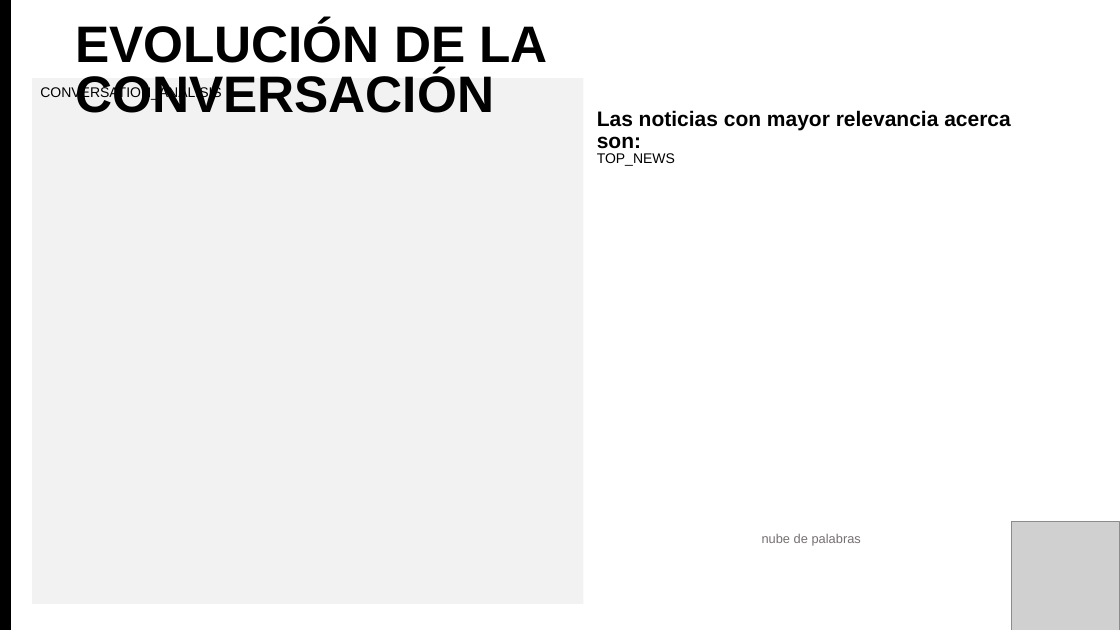
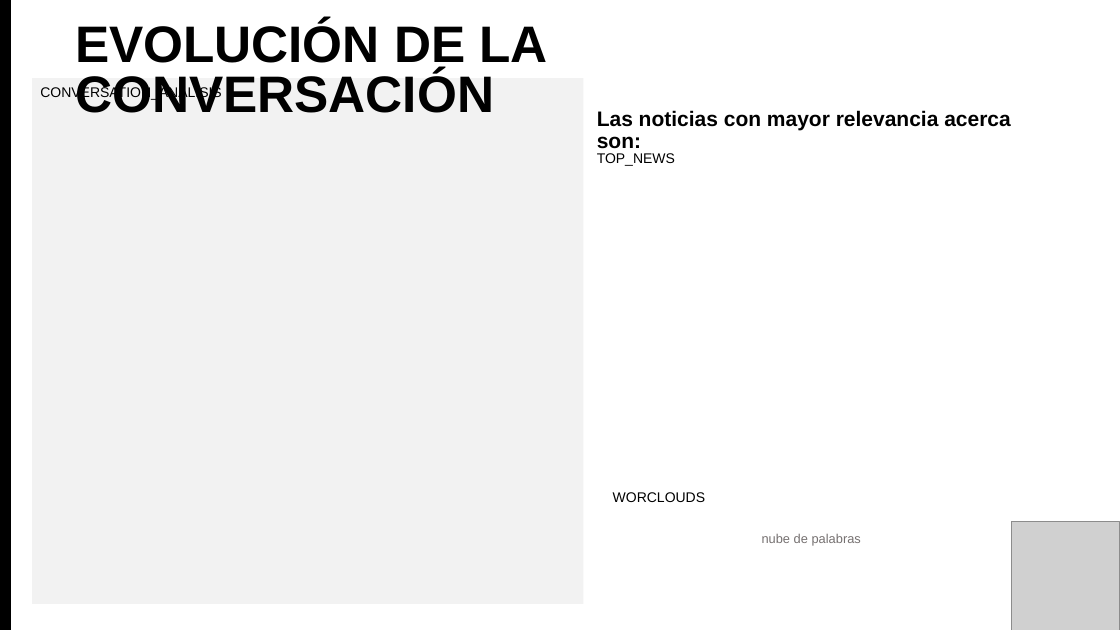
Before and after one commit to 2mingho/powerpoint-automated-web, a slide deck: slide 3 of powerpoints/Reporte_plantilla.pptx. Drawn at 1120x630 pixels with LibreOffice and Linux fonts; fonts in the diff are those of the drawing; grey boxes stand for pictures. Boxes give left, top, right and bottom in pixels: in the first picture for what was removed or moved away, otherwise in the second. Text is boxed around its words. In the diff, an @@ line names an element or a change of style, - is before the commit and + after.

```diff
--- a/powerpoints/Reporte_plantilla.pptx
+++ b/powerpoints/Reporte_plantilla.pptx
@@ text added at (613, 492, 705, 502), 12 pt, text #000000 @@
+WORCLOUDS
```
Also in this commit, not shown: 4 other slides changed, 3 other files.
